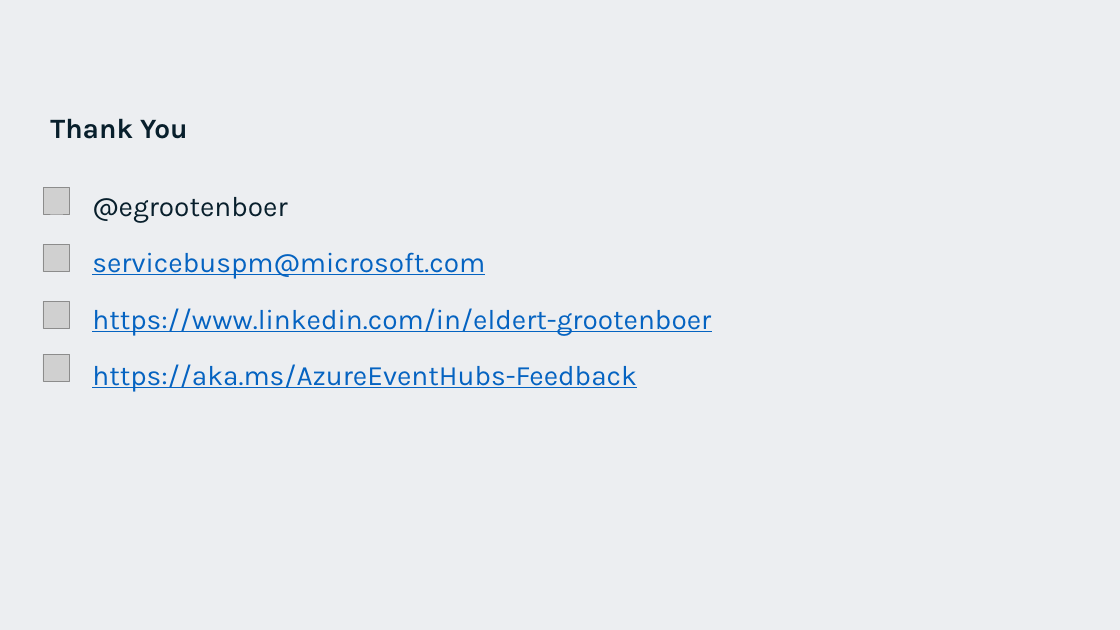
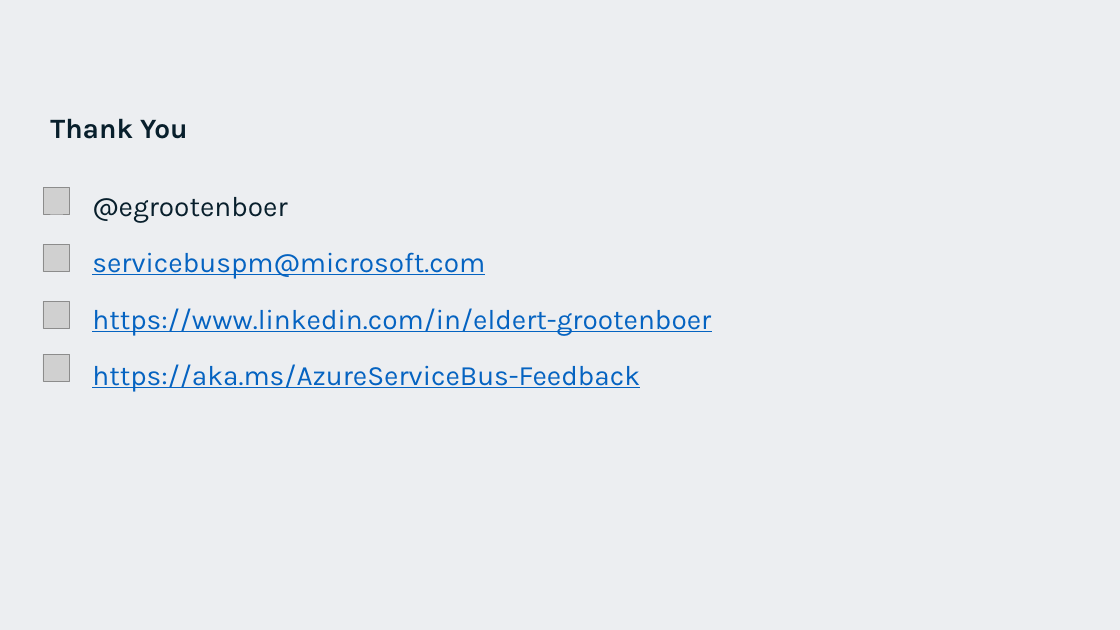
Before and after one commit to EldertGrootenboer/Migrating-your-messaging-workloads-to-the-Cloud-with-Azure-Service-Bus, a slide deck: slide 27 of Migrating your messaging workloads to the Cloud with Azure Service Bus.pptx (slide 26 before the commit). Drawn at 1120x630 pixels with LibreOffice and Linux fonts; fonts in the diff are those of the drawing; grey boxes stand for pictures; background and template pictures are left out. Boxes give left, top, right and bottom in pixels: in the first picture for what was removed or moved away, otherwise in the second. Text is boxed around its words. In the diff, an @@ line names an element or a change of style, - is before the commit and + after.

```diff
--- a/Migrating your messaging workloads to the Cloud with Azure Service Bus.pptx
+++ b/Migrating your messaging workloads to the Cloud with Azure Service Bus.pptx
@@ text at bbox=[92, 364, 640, 391]: text changed @@
-  https://aka.ms/AzureEventHubs-Feedback
+  https://aka.ms/AzureServiceBus-Feedback
```
Also in this commit, not shown: 6 other slides changed, 1 slide added, 3 other files.
